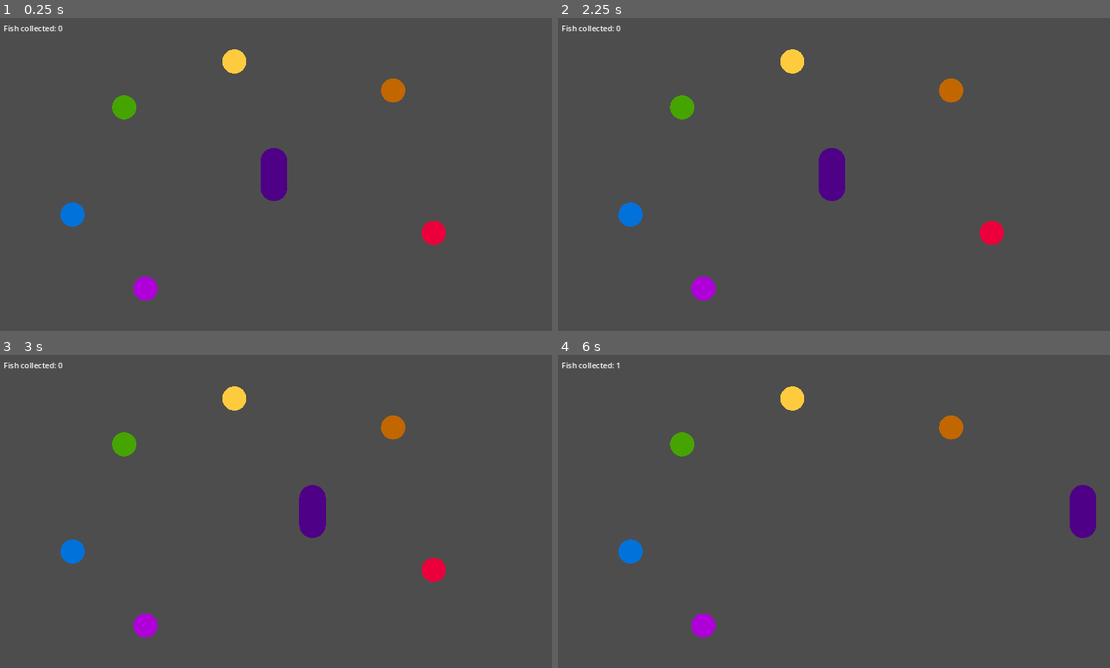
Above: before the commit, frames 1-4 (two rows, left to right).
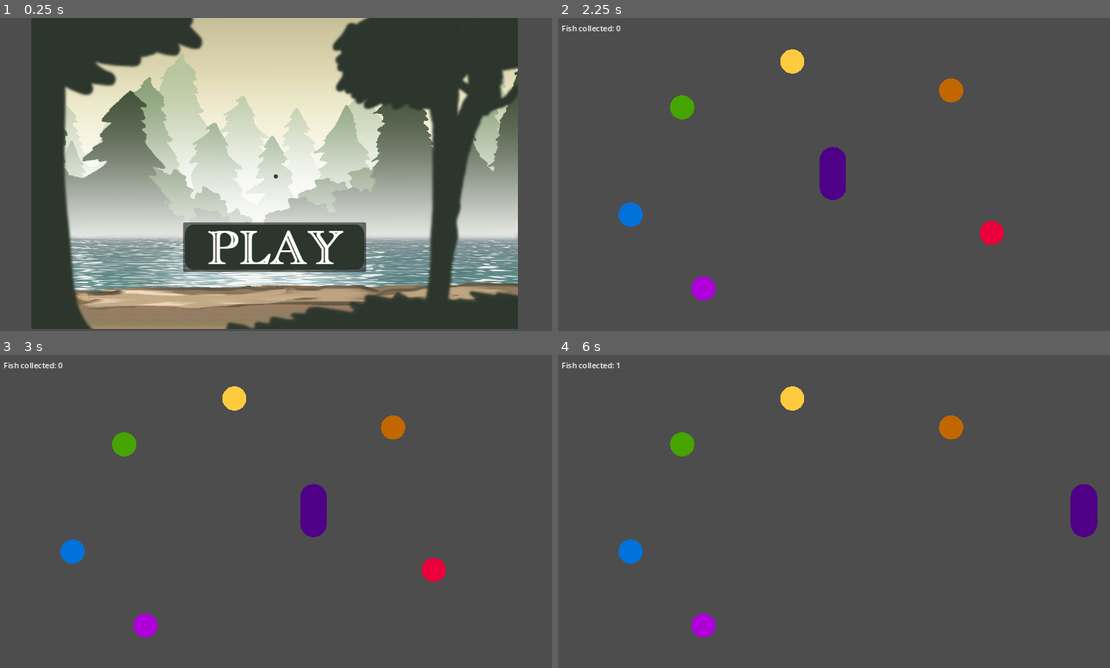
Above: after the commit, the same moments.

Repository: multicolorcolor/rainbowfish
Game: Godot game, scene res://Scenes/Main menu test.tscn
Same seed, same stepped clock (60 frames per second), same inputs: the game is played once before the commit and once after it. Before the commit the project starts from res://Scenes/TestScene.tscn.
Inputs (mouse positions are in pixels of both pictures, inside the frame that each line leads up to):
- Up to frame 1 (0.25 s): no input
- Up to frame 2 (2.25 s): click (834, 177) at 0.52 s; click (834, 177) at 1.27 s; click (834, 246) at 2.02 s
- Up to frame 3 (3 s): tap Enter at 2.75 s; hold Right (ui_right) from 2.78 s (still down)
- Up to frame 4 (6 s): release Right (ui_right) at 3.53 s; hold Down (ui_down) 3.53-4.28 s; hold Right (ui_right) 4.28-5.03 s; hold Up (ui_up) 5.03-5.78 s; tap Space at 5.75 s; hold Left (ui_left) from 5.78 s (still down)

The runs differ from the first frame. In frame 1, 85% of the frame differs, in the area x 0-94%, y 0-100%; in frame 2, less than 0.1%; in frame 3, less than 0.1%; in frame 4, less than 0.1%.

Commit message:
Changes made by DK - OCT 17
discussion with Sargylana (learning GODOT)

Diff:
--- /dev/null
+++ b/Scenes/Main menu test.tscn
@@ -0,0 +1,50 @@
+[gd_scene load_steps=4 format=3 uid="uid://bf1mu6ywlwd0y"]
+
+[ext_resource type="Script" path="res://Scripts/Menu.gd" id="1_u51rd"]
+[ext_resource type="Texture2D" uid="uid://rx7ssci5cp8l" path="res://MenuTextures/Artboard 3.png" id="2_ftts5"]
+[ext_resource type="Texture2D" uid="uid://bdwok0gxrwaaa" path="res://MenuTextures/PLAY.png" id="3_tu7ph"]
+
+[node name="MainMenu" type="Node2D"]
+script = ExtResource("1_u51rd")
+
+[node name="Sprite2D" type="Sprite2D" parent="."]
+position = Vector2(0.999985, -2)
+scale = Vector2(0.480238, 0.429667)
+texture = ExtResource("2_ftts5")
+
+[node name="Camera2D" type="Camera2D" parent="."]
+
+[node name="Button" type="Button" parent="."]
+offset_right = 8.0
+offset_bottom = 8.0
+
+[node name="MenuButton" type="MenuButton" parent="."]
+offset_right = 8.0
+offset_bottom = 8.0
+
+[node name="Control" type="Control" parent="."]
+layout_mode = 3
+anchors_preset = 0
+offset_right = 40.0
+offset_bottom = 40.0
+
+[node name="Control2" type="Control" parent="."]
+layout_mode = 3
+anchors_preset = 0
+offset_right = 40.0
+offset_bottom = 40.0
+
+[node name="Button" type="Button" parent="Control2"]
+layout_mode = 0
+offset_right = 8.0
+offset_bottom = 8.0
+
+[node name="Button2" type="Button" parent="Control2"]
+layout_mode = 0
+offset_left = -188.0
+offset_top = 99.0
+offset_right = 191.0
+offset_bottom = 202.0
+icon = ExtResource("3_tu7ph")
+
+[connection signal="button_down" from="Control2/Button2" to="." method="_on_button_2_button_down"]
--- a/Scenes/TestScene.tscn
+++ b/Scenes/TestScene.tscn
@@ -10,8 +10,10 @@
 [node name="Camera2D" type="Camera2D" parent="."]
 
 [node name="PlayerTestCharacterBody2D" parent="." instance=ExtResource("2_ru0e0")]
+position = Vector2(0, 2)
 
 [node name="FishCollect" parent="PlayerTestCharacterBody2D" instance=ExtResource("1_vr11j")]
+position = Vector2(2, -4)
 
 [node name="CollectedFishControl" type="Control" parent="."]
 layout_mode = 3
--- /dev/null
+++ b/Scripts/Menu.gd
@@ -0,0 +1,15 @@
+extends Node
+
+
+# Called when the node enters the scene tree for the first time.
+func _ready() -> void:
+	pass # Replace with function body.
+
+
+# Called every frame. 'delta' is the elapsed time since the previous frame.
+func _process(delta: float) -> void:
+	pass
+
+
+func _on_button_2_button_down() -> void:
+	get_tree().change_scene_to_file("res://Scenes/TestScene.tscn")
--- a/Scripts/player_test.gd
+++ b/Scripts/player_test.gd
@@ -9,7 +9,7 @@
 func _input(event):
 	if event is InputEventKey and event.is_pressed():
 		if event.keycode == KEY_ESCAPE:
-			get_tree().quit()
+			get_tree().change_scene_to_file("res://Scenes/Main menu test.tscn")
 
 func _physics_process(_delta):
 	get_input()
--- a/project.godot
+++ b/project.godot
@@ -11,7 +11,7 @@
 [application]
 
 config/name="RainbowFish"
-run/main_scene="res://Scenes/TestScene.tscn"
+run/main_scene="res://Scenes/Main menu test.tscn"
 config/features=PackedStringArray("4.3", "Forward Plus")
 config/icon="res://icon.svg"
 
Binary file added: MenuTextures/Artboard 3.png
Not shown, added: MenuTextures/Artboard 3.png.import
Binary file added: MenuTextures/PLAY.png
Not shown, added: MenuTextures/PLAY.png.import
